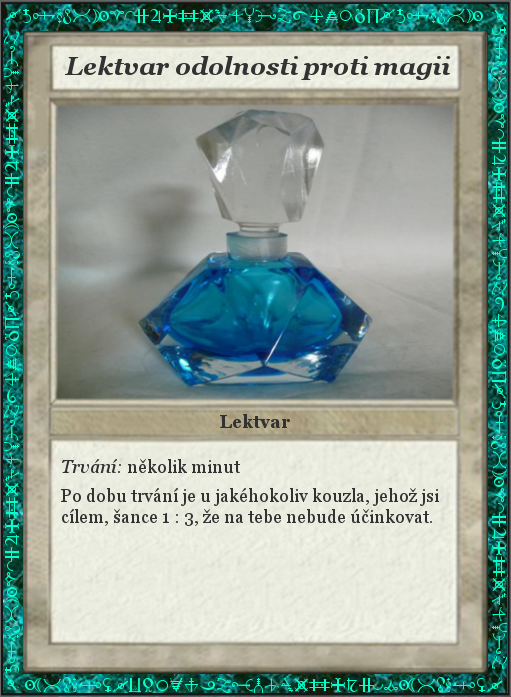
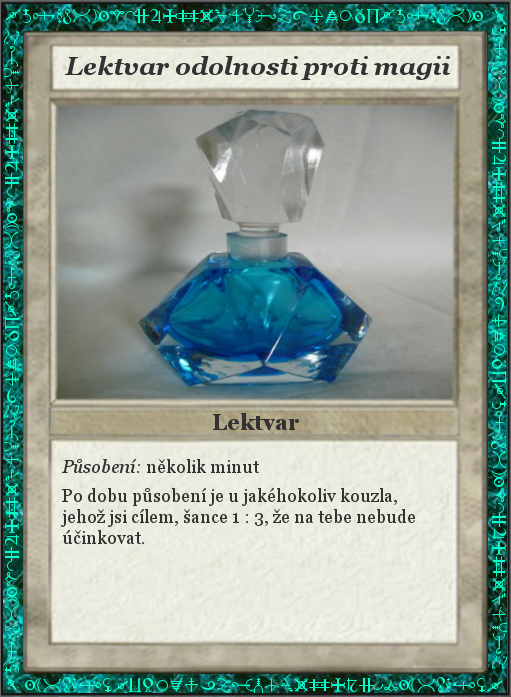
Layered file, before and after one edit (511 × 697). Changes by layer:
painted on "Lektvar" over box(213, 413, 299, 430)
renamed "Trvání: několik minut ..." to "Působení: několik minut ...", painted on it over box(61, 459, 439, 544)
